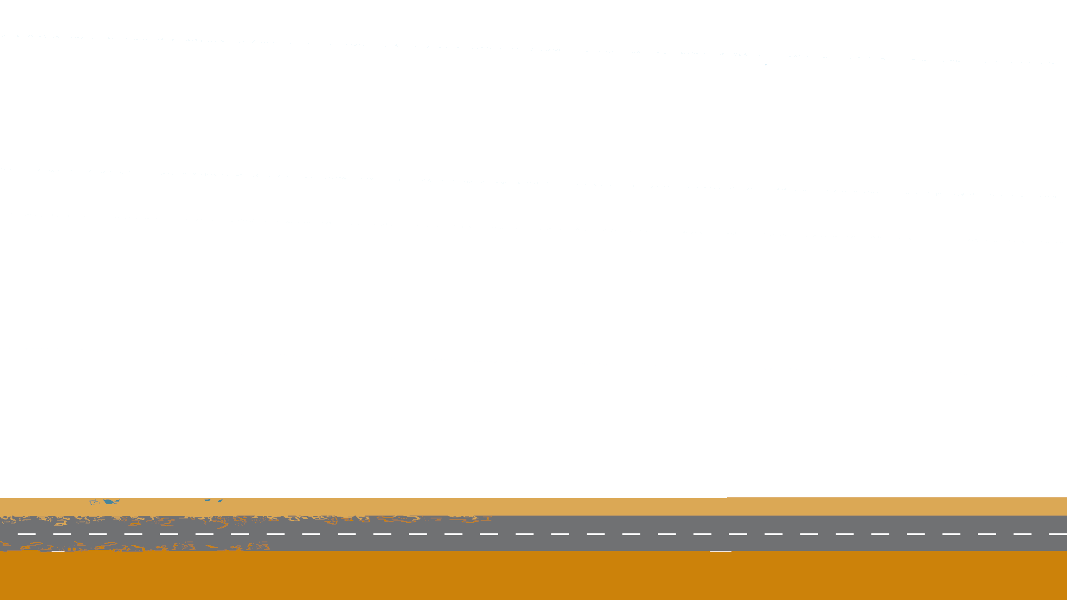
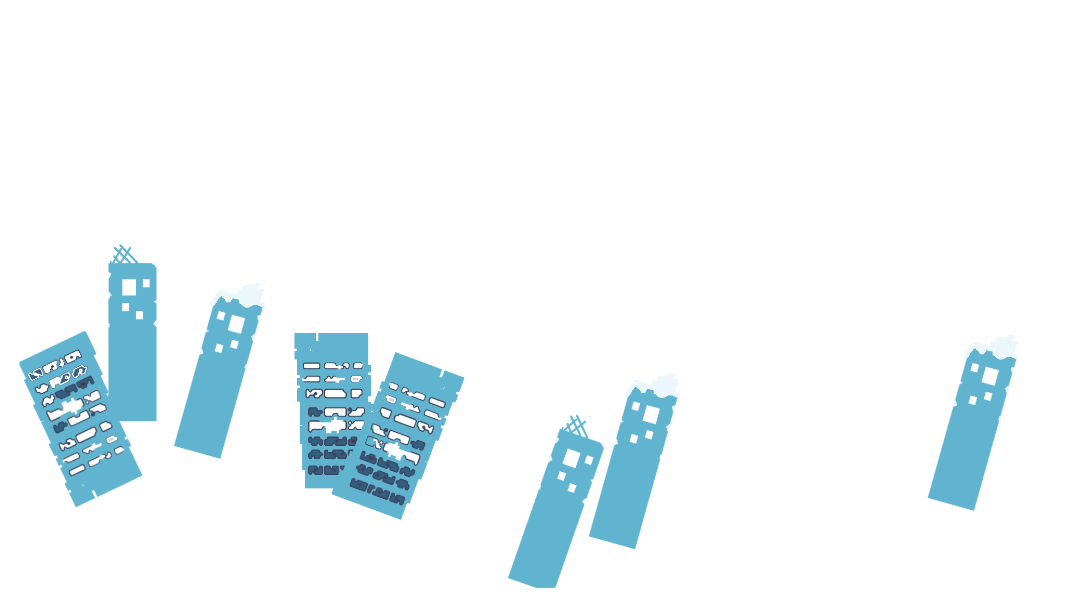
Two versions of the same layered image (w=1067, h=600). Layer-by-layer changes:
showed "backgroundBuildings.png", painted on it over [19, 41, 1067, 600]
hid "foreground.png" over [0, 35, 1067, 600]
